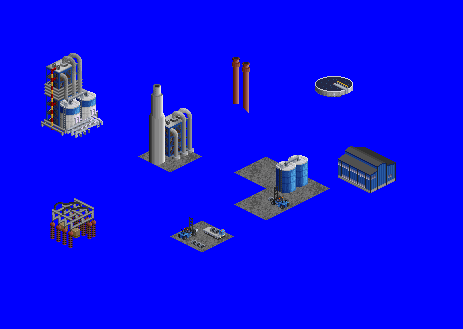
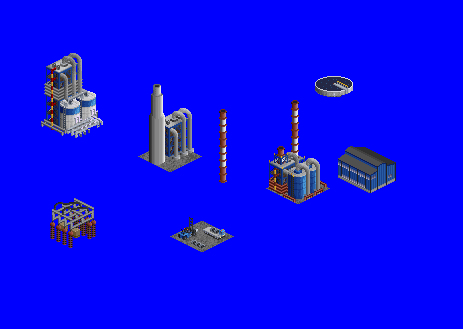
Comparing the layer stacks of the two w=463, h=329 images. Changes:
hid group "greeble tile2" (3 layers) over [234, 186, 298, 220]
added layer "chimney copy" above "chimney flue" over [219, 109, 227, 183]
added layer "Layer 8 copy 2" in group "chimney flue" over [314, 188, 323, 196]
added layer "Layer 8 copy" in group "chimney flue" over [304, 193, 313, 201]
added layer "Layer 8" in group "chimney flue" over [283, 193, 296, 203]
added layer "Layer 7" in group "chimney flue" over [294, 158, 322, 199]
painted on "small tanks" over [276, 155, 320, 199]
removed layer "tile asphalt copy 6" from group "bauxite facility" over [234, 157, 298, 188]
added layer "Layer 8 copy 3" in group "chimney flue" over [314, 178, 327, 188]
added layer "Layer 6" in group "chimney flue" over [274, 153, 288, 165]
added layer "Layer 5" in group "chimney flue" over [277, 146, 285, 164]
added layer "Layer 4" in group "chimney flue" over [269, 152, 306, 194]
renamed "Layer 1" to "chimney", moved it into group "chimney flue", painted on it over [232, 57, 299, 174]
